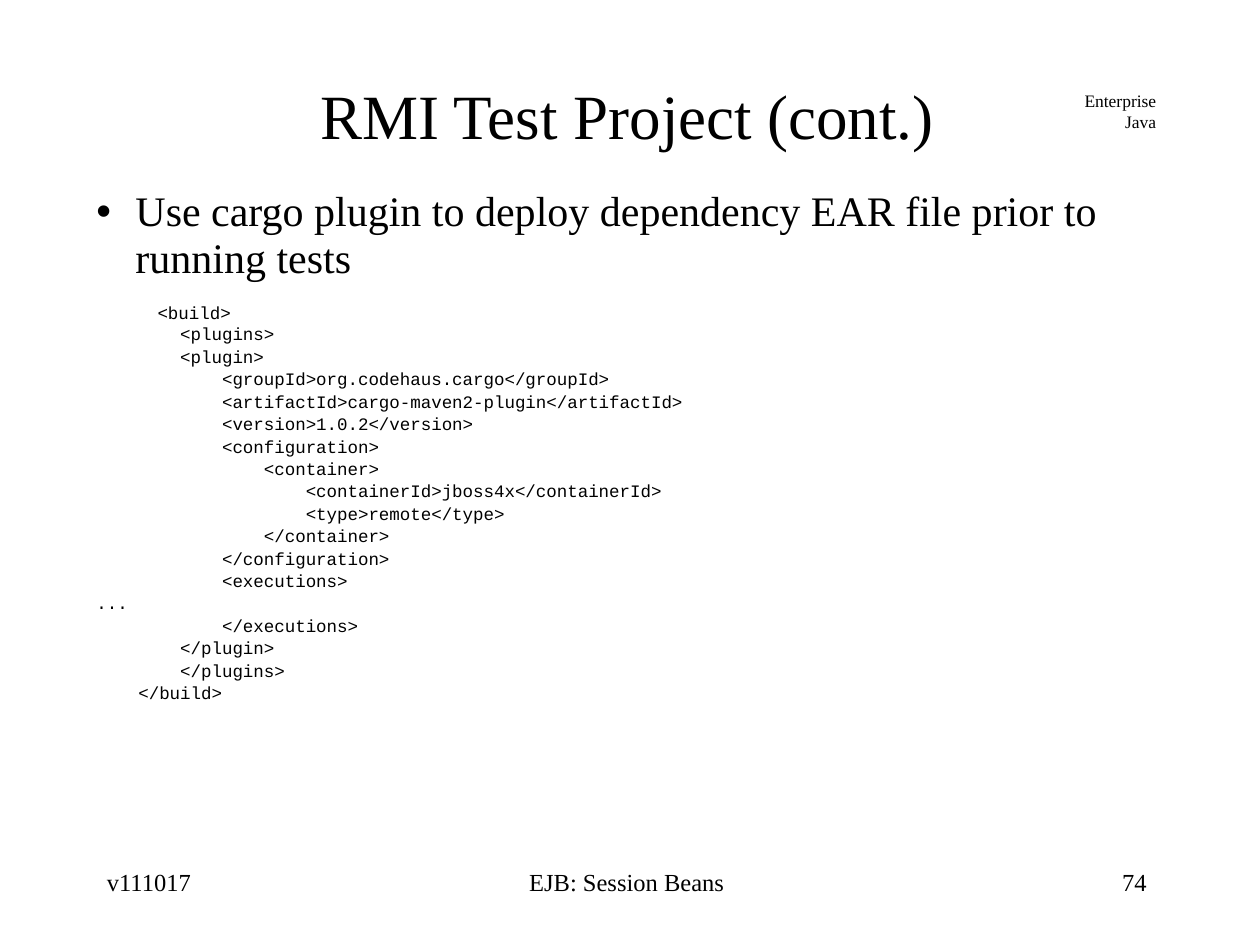
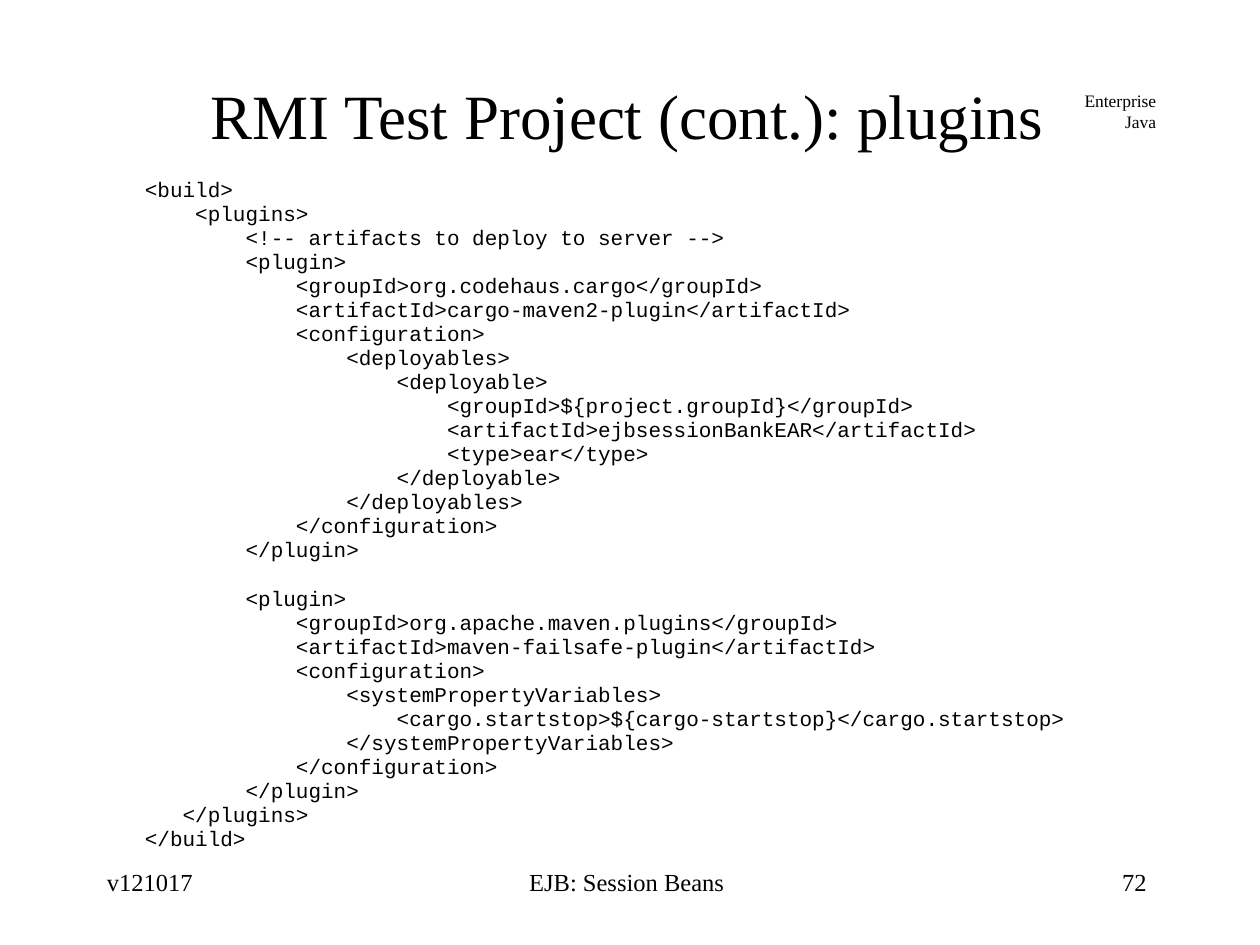
Before and after one commit to jcstaff/ejava-javaee, a slide deck: slide 72 of ejbsessionBank/src/site/resources/lectures/ejbSession.ppt (slide 74 before the commit). Drawn at 1260x945 pixels with LibreOffice and Linux fonts; fonts in the diff are those of the drawing. Boxes give left, top, right and bottom in pixels: in the first picture for what was removed or moved away, otherwise in the second. Text is boxed around its words. In the diff, an @@ line names an element or a change of style, - is before the commit and + after.

```diff
--- a/ejbsessionBank/src/site/resources/lectures/ejbSession.ppt
+++ b/ejbsessionBank/src/site/resources/lectures/ejbSession.ppt
@@ title at box(211, 95, 1042, 151): text changed @@
-RMI Test Project (cont.)
+RMI Test Project (cont.): plugins
@@ text at box(135, 196, 1097, 282): paragraph removed @@
-• Use cargo plugin to deploy dependency EAR file prior to running tests
@@ text at box(145, 182, 850, 803): size 10 to 12 pt in "<build>", "<plugins>", "<plugin>", "<groupId>org.codehaus.cargo</groupId>" and 6 more places; list level 2 to 1 in "<build>"; line spacing 0.27 to 0.4; indent changed @@
@@ text at box(309, 230, 674, 250): paragraph added @@
+<!-- artifacts to deploy to server -->
@@ text at box(346, 350, 976, 514): text changed; size 10 to 12 pt @@
-<container>
-<containerId>jboss4x</containerId>
-<type>remote</type>
-</container>
+<deployables>
+<deployable>
+<groupId>${project.groupId}</groupId>
+<artifactId>ejbsessionBankEAR</artifactId>
+<type>ear</type>
+</deployable>
+</deployables>
@@ text at box(222, 418, 473, 431): paragraph removed @@
-<version>1.0.2</version>
@@ text at box(246, 542, 1064, 779): text changed; size 10 to 12 pt @@
-<executions>
-...
-</executions>
+</plugin>
+<plugin>
+<groupId>org.apache.maven.plugins</groupId>
+<artifactId>maven-failsafe-plugin</artifactId>
+<configuration>
+<systemPropertyVariables>
+<cargo.startstop>${cargo-startstop}</cargo.startstop>
+</systemPropertyVariables>
+</configuration>
@@ text at box(107, 874, 193, 892): text changed @@
-v111017
+v121017
@@ page number at box(1122, 874, 1147, 891): text changed @@
-74
+72
```
Also in this commit, not shown: 56 other slides changed, 17 slides added, 20 slides removed, 3 other files.
